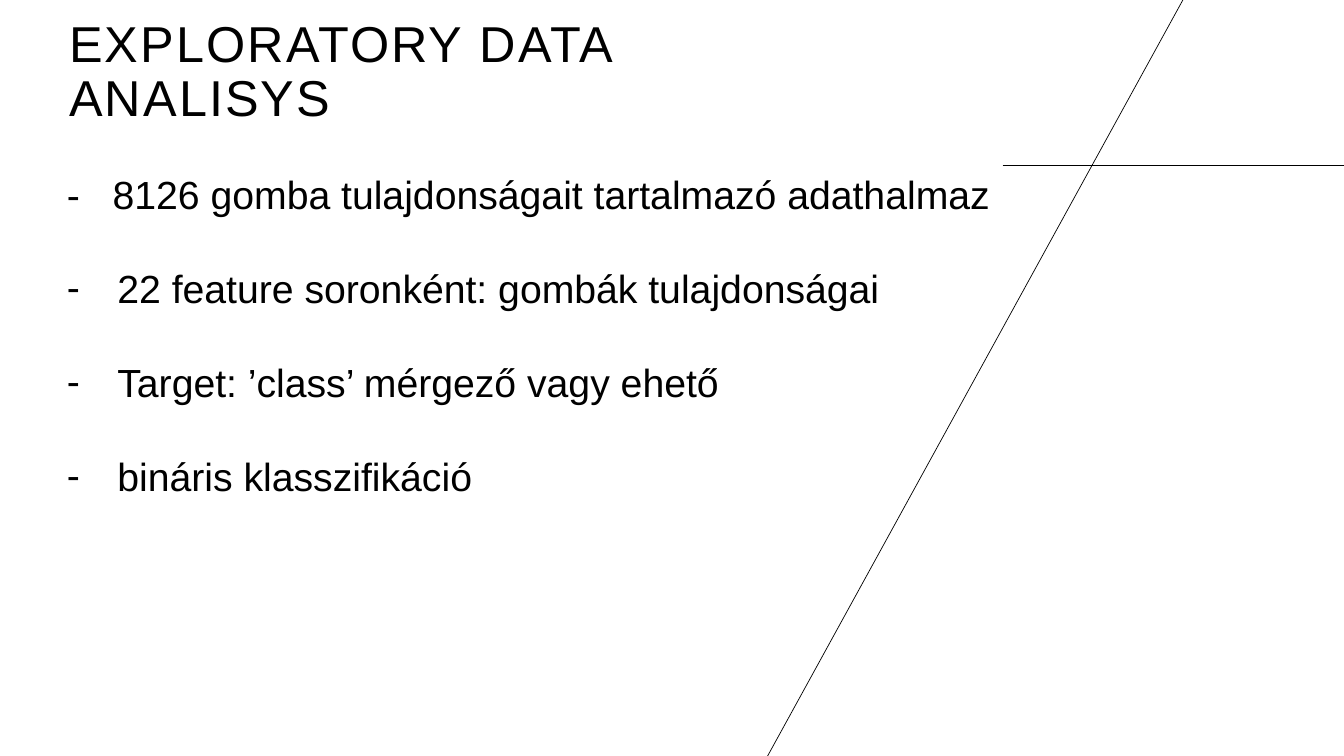
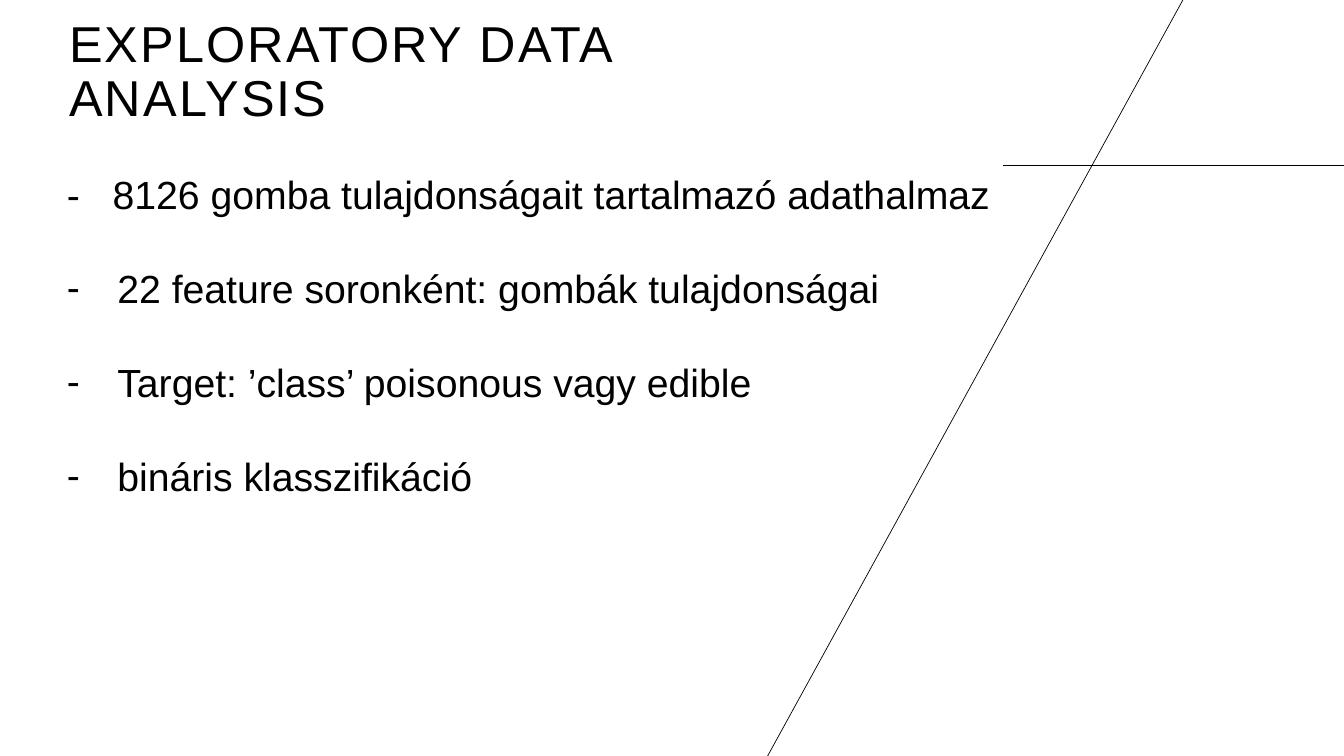
Before and after one commit to darabosmateOE/mushroom_classification, a slide deck: slide 3 of shrooms.pptx. Drawn at 1344x756 pixels with LibreOffice and Linux fonts; fonts in the diff are those of the drawing. Boxes give left, top, right and bottom in pixels: in the first picture for what was removed or moved away, otherwise in the second. Text is boxed around its words. In the diff, an @@ line names an element or a change of style, - is before the commit and + after.

```diff
--- a/shrooms.pptx
+++ b/shrooms.pptx
@@ title at (69, 26, 613, 117): text changed @@
-EXPLORATORY DATA ANALISYS
+EXPLORATORY DATA ANALYSIS
@@ text at (117, 368, 752, 405): text changed @@
-– Target: ’class’ mérgező vagy ehető
+– Target: ’class’ poisonous vagy edible
```
Also in this commit, not shown: 1 other slide changed, 1 slide added.
